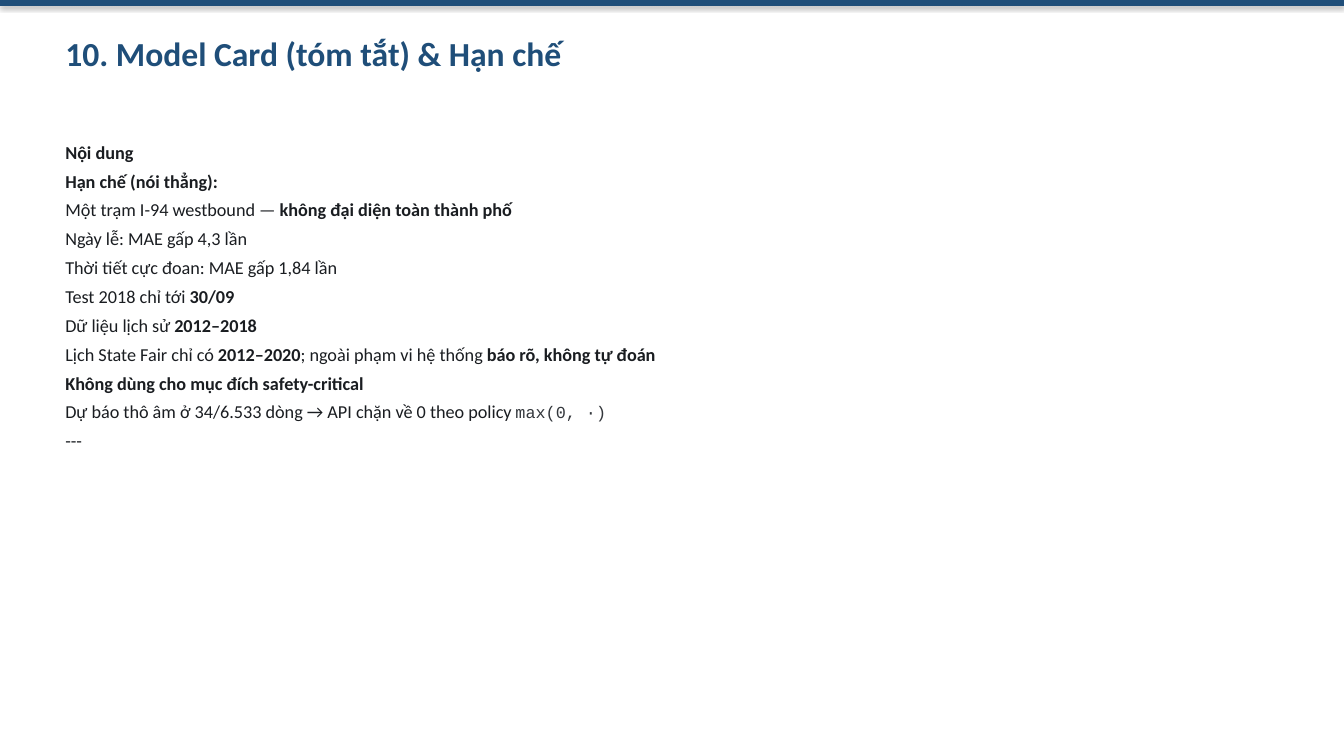
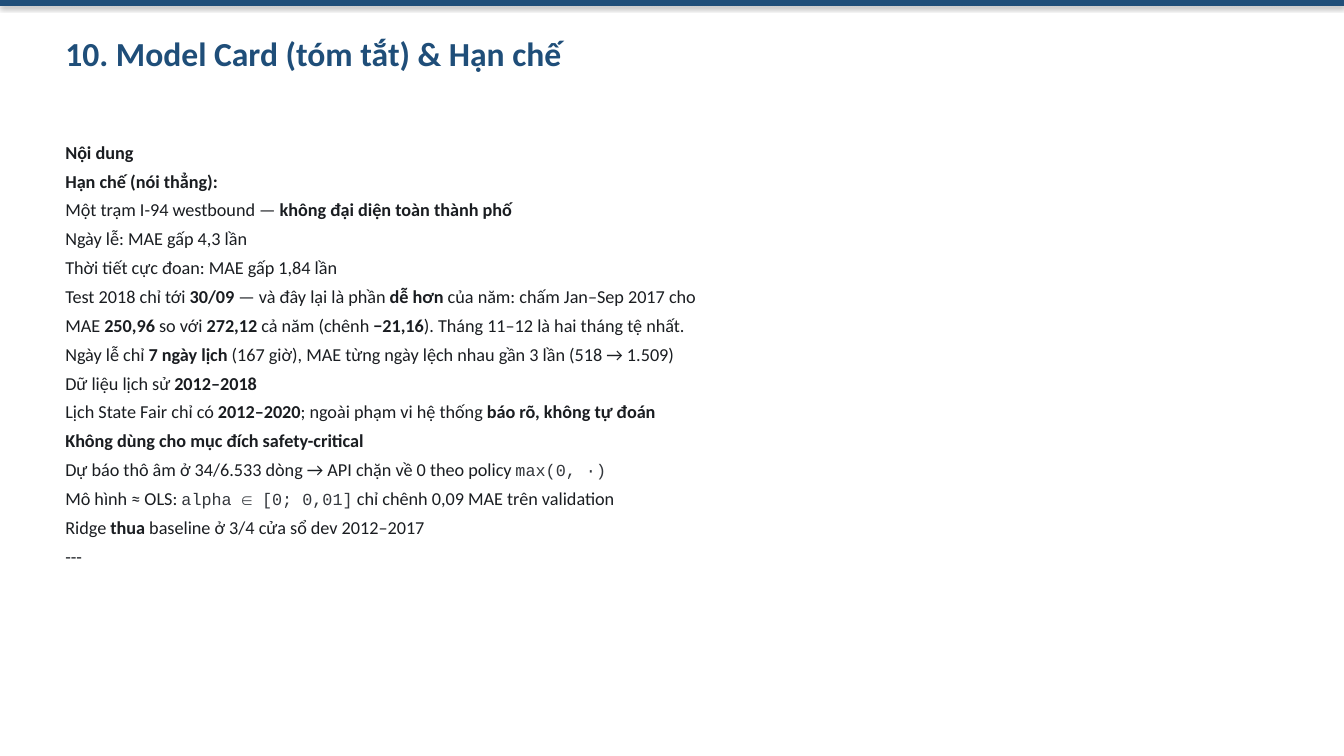
Before and after one commit to laivannha0202/DU-BAO-LUU-LUONG-GIAO-THONG-VOI-CHIA-TAP-THEO-THOI-GIAN, a slide deck: slide 11 of release/slides.pptx. Drawn at 1344x756 pixels with LibreOffice and Linux fonts; fonts in the diff are those of the drawing. Boxes give left, top, right and bottom in pixels: in the first picture for what was removed or moved away, otherwise in the second. Text is boxed around its words. In the diff, an @@ line names an element or a change of style, - is before the commit and + after.

Commit message:
P4: rut gon bao cao ve 25 trang A4 + sua so lieu sai trong tai lieu
Muc tieu: `release/final_report.pdf` phai nam trong khoang 15-25 trang (test
`test_release_pdf_is_valid_and_within_page_target`). Sau P1/P2/P3 bao cao phinh
len 28 trang. Khong doi FINAL TEST 2018, khong doi mo hinh/feature/alpha.

Rut gon (chi van xuoi/truong hop trung, giu nguyen moi so do do duoc):
- §15 va §14.9: 5 + 4 bullet -> van xuoi
- §16.3, §11.4, §9.2, §12.1, §12.2, §12.5.1-.3, §12.5.7, §14.10, §17.3, §17.5,
  §17.6, §17.7, §13.1, §13: gon van xuoi, gop dong
- §12.5.1 + §12.5.2 -> 12.5.1; §12.5.4 + §12.5.5 -> 12.5.4 (noi dung giu nguyen)
- §14.8 bo muc 4b trung lap voi muc 2 (cung ve ngay le, cung so lieu)
- §16.2 bo 3 huong mo rong tong quat (Fourier, quantile regression, cap nhat dinh ky)
- §10.4 bo cot "Ghi chu"; §10.7 rut gon bang log-target 6 cot -> 3 cot
- §11.1 rut gon bang seed; §11.2/§11.3/§11.6 rut gon do doc
- §3.3(a)(c), §5, §9.3, §9.5, §10.1, §10.9, §10.10, §14.5 rut gon

Sua loi that su phat hien khi doi chieu:
- §13 dong "Tong" ghi 336 trong khi cac dong cong ra 356 -> sua theo so that
- §13 + README + slides-outline: "317 passed" / "323 test" la so dem cu -> sua
- §17.5: "21 trang" va "45 bang" -> "25 trang" va "58 bang" (khop xuat ban thuc)
- §17.6: bang "Can nguoi dung dien" nam trong blockquote nen PDF in ra chuoi
  `|` keo dai; chuyen ra bang markdown that
- §12.5.8 tro toi "§12.5.2-12.5.6" sau khi gop muc -> tro lai §12.5.3

Them 2 test chong tai xuat hien (test_report.py, +10 test):
- `test_no_stale_test_count_claim_in_docs`: moi cau "<so> test(s)/passed" trong
  README/bao cao/slide/demo/viva phai bang so pytest that su thu thap duoc
- `test_per_file_test_table_sums_to_real_count`: dong "Tong" va tong cac dong
  trong bang §13 phai bang so test that

Ket qua: 366 test (362 pass + 4 skip); PDF 25 trang; 7 file trong models/ doi
chieu SHA256 giong het truoc; FINAL TEST giu nguyen 259,73/416,78/0,9554 va
272,90/473,13/0,9426.

```diff
--- a/release/slides.pptx
+++ b/release/slides.pptx
@@ text at (65, 288, 696, 364): text changed @@
-Test 2018 chỉ tới 30/09
+Test 2018 chỉ tới 30/09 — và đây lại là phần dễ hơn của năm: chấm Jan–Sep 2017 cho
+MAE 250,96 so với 272,12 cả năm (chênh −21,16). Tháng 11–12 là hai tháng tệ nhất.
+Ngày lễ chỉ 7 ngày lịch (167 giờ), MAE từng ngày lệch nhau gần 3 lần (518 → 1.509)
@@ text at (65, 492, 614, 537): paragraphs added @@
+Mô hình ≈ OLS: alpha ∈ [0; 0,01] chỉ chênh 0,09 MAE trên validation
+Ridge thua baseline ở 3/4 cửa sổ dev 2012–2017
```
Also in this commit, not shown: 5 other slides changed, 9 other files.
